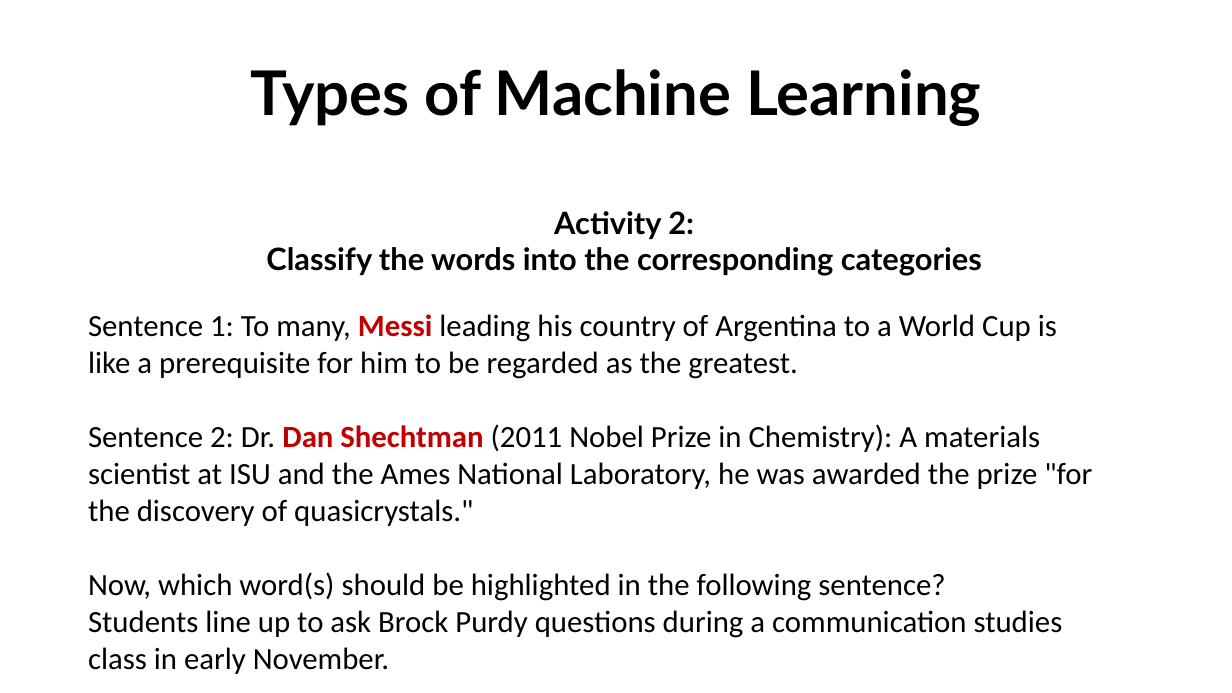
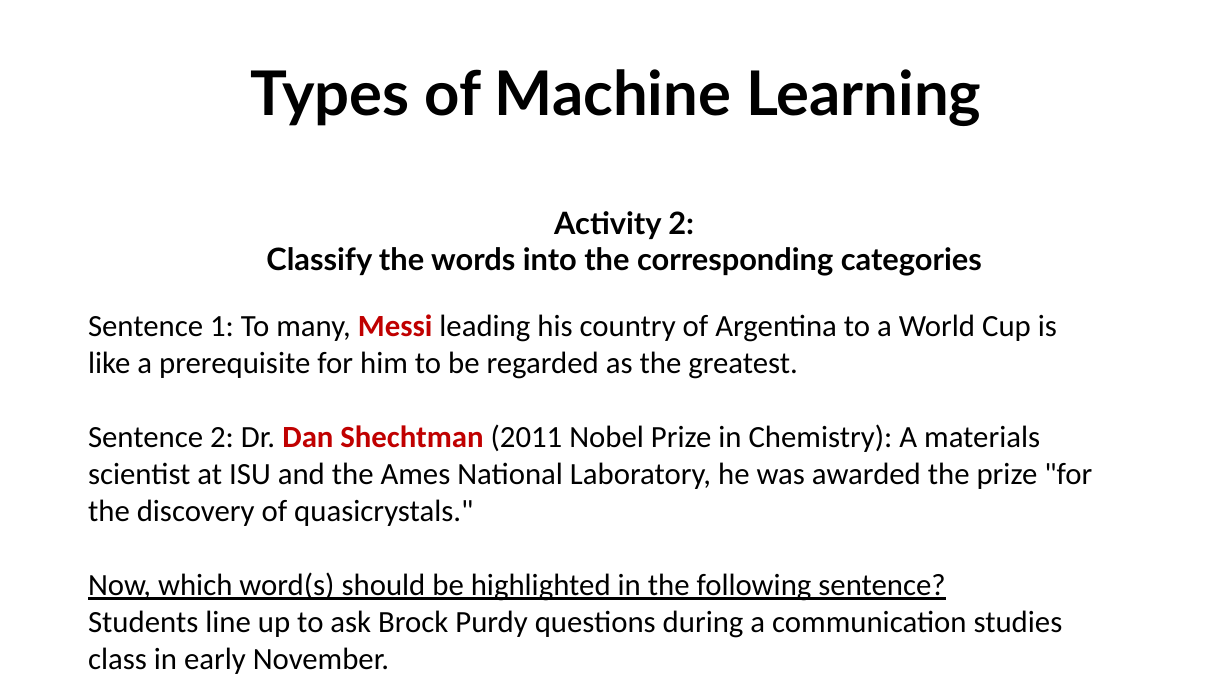
Before and after one commit to SIMCODES-ISU/talks_from_the_past, a slide deck: slide 12 of 2026/bootcamp/intro_to_ML/Intro to Machine Learning.pptx (slide 11 before the commit). Drawn at 1232x693 pixels with LibreOffice and Linux fonts; fonts in the diff are those of the drawing. Boxes give left, top, right and bottom in pixels: in the first picture for what was removed or moved away, otherwise in the second. Text is boxed around its words. In the diff, an @@ line names an element or a change of style, - is before the commit and + after.

```diff
--- a/2026/bootcamp/intro_to_ML/Intro to Machine Learning.pptx
+++ b/2026/bootcamp/intro_to_ML/Intro to Machine Learning.pptx
@@ text at [88, 572, 945, 601]: underline on in "Now, which word(s) should be highlighted in ..." @@
```
Also in this commit, not shown: 1 other slide changed, 2 slides added.
